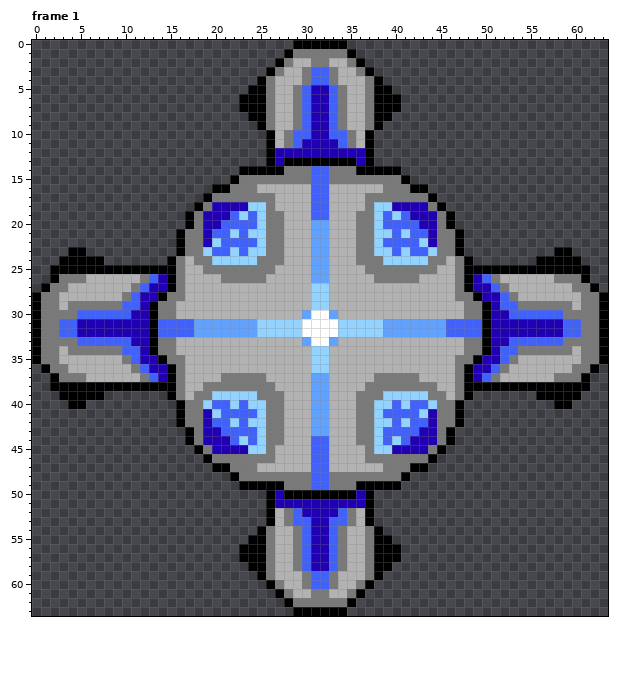
Edited in one commit: pixel-art file (Assets/Sprites/ship.ase). The first picture shows the starting point.
64x64 pixels, 6 frames. Shown: frame 1. The commit also changed other frames, which this record leaves out.
After:
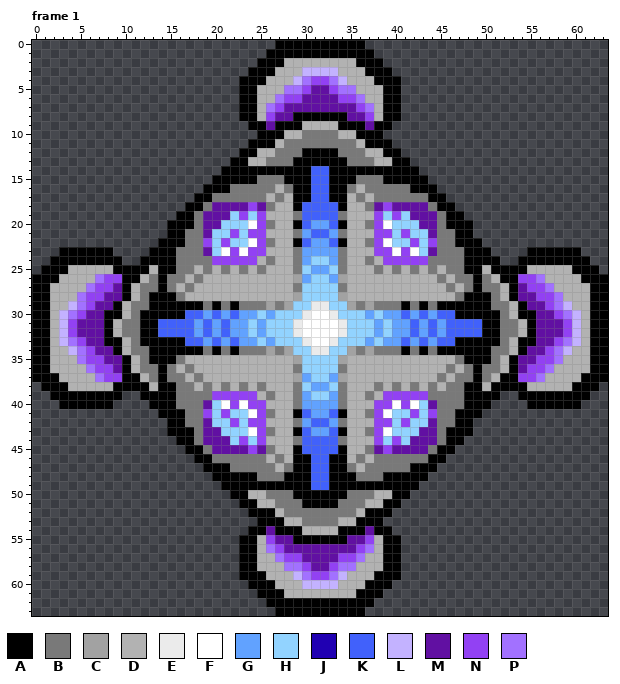
Palette (. is transparent): A #000000  B #797979  C #a2a2a2  D #b2b2b2  E #ebebeb  F #ffffff  G #61a2ff  H #92d3ff  J #2000b2  K #4161fb  L #c3b2ff  M #6110a2  N #9241f3  P #a271ff
From old to new:
Changed rows in their new state; - is an unchanged pixel.
Frame 1:
first column x 0:
 0 ---------------------------AA------AA---------------------------
 1 --------------------------AA-AAAAAA-AA--------------------------
 2 -------------------------AA-D--DD--D-AA-------------------------
 3 ------------------------AA-D--LLLL--D-AA------------------------
 4 -----------------------AA-D--LPNNPL--D-AA-----------------------
 5 -----------------------A-DD-PPNMMNPP-DD-A-----------------------
 6 -------------------------DDPNNMMMMNNPDD-------------------------
 7 -------------------------DPNMMMMMMMMNPD-------------------------
 8 -----------------------A-DNMMAAAAAAMMND-A-----------------------
 9 ------------------------A-MAAADDDDAAAM-A------------------------
10 -------------------------A-ADDBBBBDDA-A-------------------------
11 ------------------------AA---BBBBBB---AA------------------------
12 -----------------------AADDBBBAAAABBBDDAA-----------------------
13 ----------------------AADDBBB------BBBDDAA----------------------
14 ---------------------AA-----AAA--AAA-----AA---------------------
15 --------------------AA-AA---AAA--AAA---AA-AA--------------------
16 -------------------A-----BB-BAA--AAB-BB-----A-------------------
17 ------------------A-------DB-AA--AA-BD-------A------------------
18 -----------------A--MMMMNM---AK--KA---MNMMMM--A-----------------
19 ----------------A--MMMHNHNDD-BK--KB-DDNHNHMMM--A----------------
20 ---------------AA--MMHHHFN-D-AK--KA-D-NFHHHMM--AA---------------
21 ---------------A---MHHNHNNDD-BGKKGB-DDNNHNHHM---A---------------
22 --------------AA---N-NHHFN-D-AK--KA-D-NFHHN-N---AA--------------
23 ---A--AAA----AAAB--MHFNFNNDD-BG--GB-DDNNFNFHM--BAAA----AAA--A---
24 --A-----AA--AAA--B--NNNNND-D-BGHHGB-D-DNNNNN--B--AAA--AA-----A--
25 -A--DDDDD----D---B--D-D-D-D--BH--HB--D-D-D-D--B---D----DDDDD--A-
26 AA-DDD-PNNAADBAB--B--DDDDD---CGHHGC---DDDDD--B--BABDAANNP-DDD-AA
27 A-DD--PNNMADBBABDB-----------BH--HB-----------BDBABBDAMNNP--DD-A
28 -AD--PNNMMADBA-A-------------CH--HC-------------A-ABDAMMNNP--DA-
29 -AD-LPNMMADBB-AAAAABABABBBCBCHHEEHHCBCBBBABABAAAAA-BBDAMMNPL-DA-
30 -ADLPNMMAADBA-AAAKKGKGKGGHGHHHE--EHHHGHGGKGKGKKAAA-ABDAAMMNPLDA-
31 -ADLNMMMADBBA------K-K--HG---E----E---GH--K-K------ABBDAMMMNLDA-
32 -ADLNMMMADBBA------K-K--HG---E----E---GH--K-K------ABBDAMMMNLDA-
33 -ADLPNMMAADBA-AAAKKGKGKGGHGHHHE--EHHHGHGGKGKGKKAAA-ABDAAMMNPLDA-
34 -AD-LPNMMADBB-AAAAABABABBBCBCHHEEHHCBCBBBABABAAAAA-BBDAMMNPL-DA-
35 -AD--PNNMMADBA-A-------------CH--HC-------------A-ABDAMMNNP--DA-
36 A-DD--PNNMADBBABDB-----------BH--HB-----------BDBABBDAMNNP--DD-A
37 AA-DDD-PNNAADBAB--B--DDDDD---CGHHGC---DDDDD--B--BABDAANNP-DDD-AA
38 -A--DDDDD----D---B--D-D-D-D--BH--HB--D-D-D-D--B---D----DDDDD--A-
39 --A-----AA--AAA--B--NNNNND-D-BGHHGB-D-DNNNNN--B--AAA--AA-----A--
40 ---A--AAA----AAAB--MHFNFNNDD-BG--GB-DDNNFNFHM--BAAA----AAA--A---
41 --------------AA---N-NHHFN-D-AK--KA-D-NFHHN-N---AA--------------
42 ---------------A---MHHNHNNDD-BGKKGB-DDNNHNHHM---A---------------
43 ---------------AA--MMHHHFN-D-AK--KA-D-NFHHHMM--AA---------------
44 ----------------A--MMMHNHNDD-BK--KB-DDNHNHMMM--A----------------
45 -----------------A--MMMMNM---AK--KA---MNMMMM--A-----------------
46 ------------------A-------DB-AA--AA-BD-------A------------------
47 -------------------A-----BB-BAA--AAB-BB-----A-------------------
48 --------------------AA-AA---AAA--AAA---AA-AA--------------------
49 ---------------------AA-----AAA--AAA-----AA---------------------
50 ----------------------AADDBBB------BBBDDAA----------------------
51 -----------------------AADDBBBAAAABBBDDAA-----------------------
52 ------------------------AA---BBBBBB---AA------------------------
53 -------------------------A-ADDBBBBDDA-A-------------------------
54 ------------------------A-MAAADDDDAAAM-A------------------------
55 -----------------------A-DNMMAAAAAAMMND-A-----------------------
56 -------------------------DPNMMMMMMMMNPD-------------------------
57 -------------------------DDPNNMMMMNNPDD-------------------------
58 -----------------------A-DD-PPNMMNPP-DD-A-----------------------
59 -----------------------AA-D--LPNNPL--D-AA-----------------------
60 ------------------------AA-D--LLLL--D-AA------------------------
61 -------------------------AA-D--DD--D-AA-------------------------
62 --------------------------AA-AAAAAA-AA--------------------------
63 ---------------------------AA------AA---------------------------
Pixel boxes of the changes (left, top, right, bottom) in both pictures:
changed: (32, 40, 608, 616)
